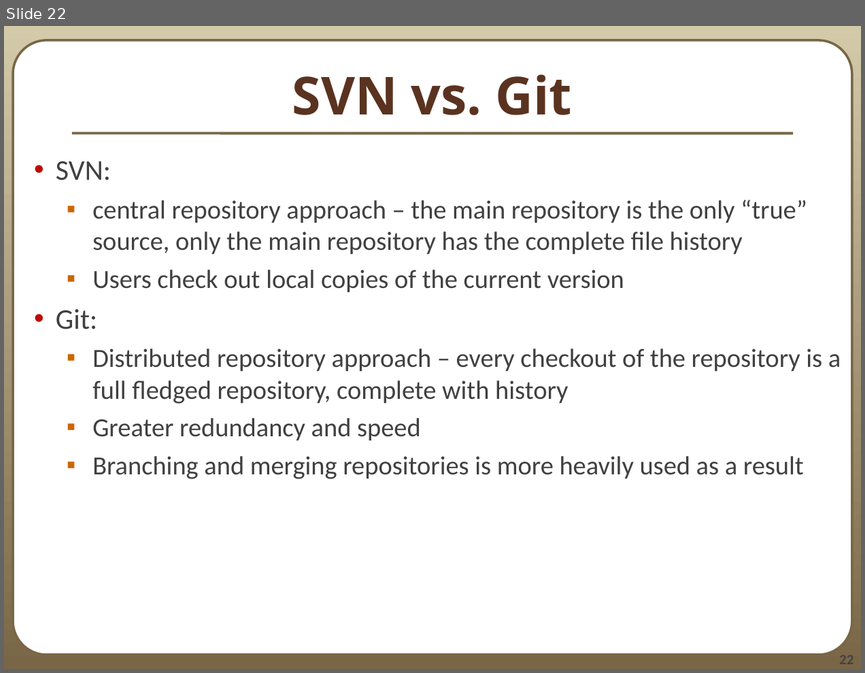
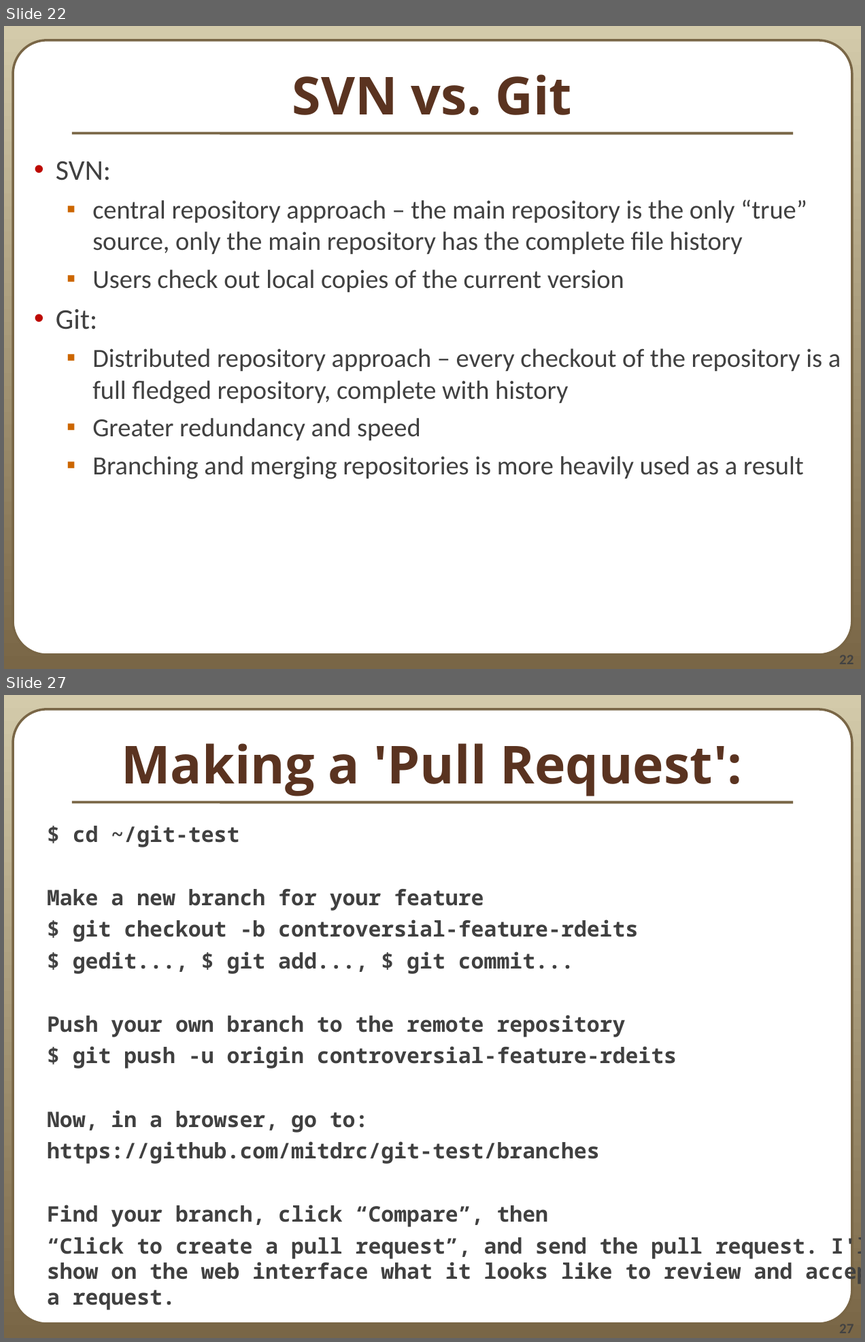
Before and after one commit to rdeits/git-tutorial, a slide deck: 390aGitIntro_12au.odp. Shown one above the other, each under a label of ours: slide 22 before the commit, slides 22 and 27 after it; the slides between them are not shown. The pictures are 865x673 and 865x1342 pixels, drawn with LibreOffice and Linux fonts; fonts in the diff are those of the drawing. Boxes give left, top, right and bottom in pixels: in the first picture for what was removed or moved away, otherwise in the second. Text is boxed around its words. In the diff, an @@ line names an element or a change of style, - is before the commit and + after.

```diff
--- a/390aGitIntro_12au.odp
+++ b/390aGitIntro_12au.odp
@@ slide 27 added at bbox=[4, 695, 861, 1338], background gradient #D3CAAA to #796646; not listed: 3 template elements that a slide beside it also shows @@
@@ title added at bbox=[121, 743, 742, 796], 44 pt, text #5A3320, bold @@
+Making a 'Pull Request':
@@ text added at bbox=[47, 825, 861, 1310], 18 pt, text #404040, bold @@
+$ cd ~/git-test
+Make a new branch for your feature
+$ git checkout -b controversial-feature-rdeits
+$ gedit..., $ git add..., $ git commit...
+Push your own branch to the remote repository
+$ git push -u origin controversial-feature-rdeits
+Now, in a browser, go to:
+https://github.com/mitdrc/git-test/branches
+Find your branch, click “Compare”, then
+“Click to create a pull request”, and send the pull request. I'll show on the web interface what it looks like to review and accept a request.
```
Also in this commit, not shown: 1 slide changed, 4 other slides added, 1 slide removed.
